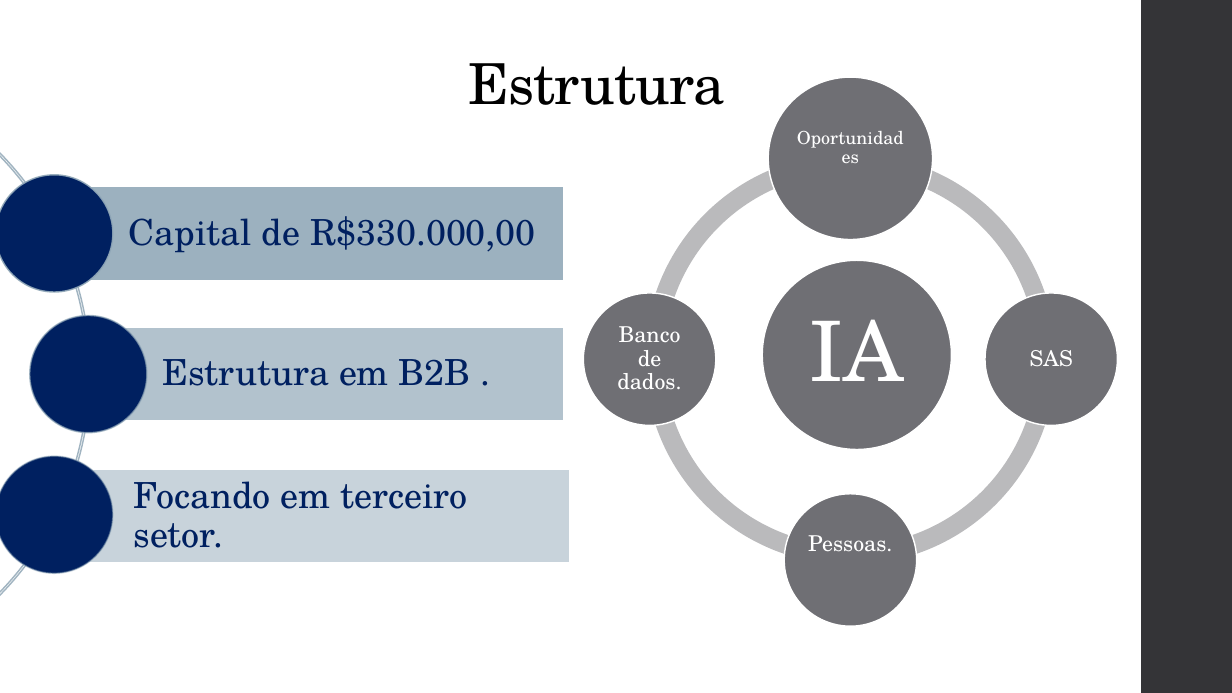
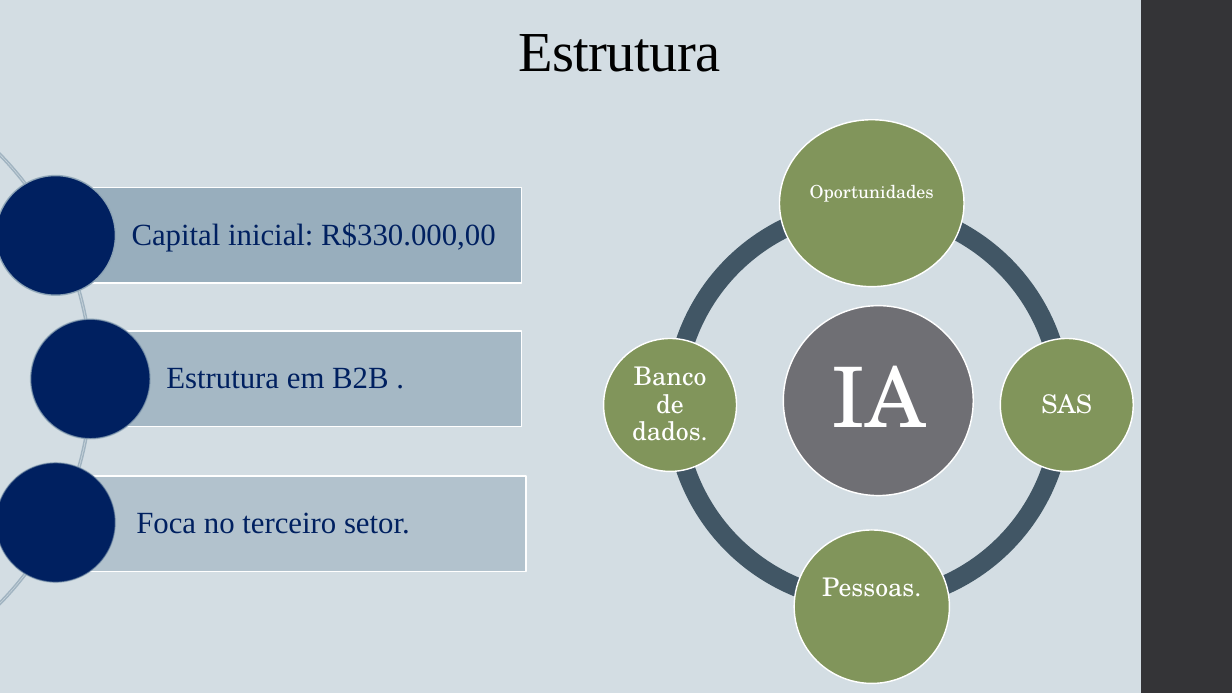
Before and after one commit to GustavoCavalheiro1/haru-startup, a slide deck: slide 3 of HARU.pptx. Drawn at 1232x693 pixels with LibreOffice and Linux fonts; fonts in the diff are those of the drawing. Boxes give left, top, right and bottom in pixels: in the first picture for what was removed or moved away, otherwise in the second. Text is boxed around its words. In the diff, an @@ line names an element or a change of style, - is before the commit and + after.

```diff
--- a/HARU.pptx
+++ b/HARU.pptx
@@ background #FFFFFF to #D3DDE3 @@
@@ title "Estrutura": place and size @@
-title "Estrutura" at (468, 63, 725, 105)
+title "Estrutura" at (518, 34, 720, 72)
@@ title "Estrutura" at (518, 34, 720, 72): font TeX Gyre Schola to Times New Roman @@
@@ arch (boxed as its full ring): place and size @@
-arch (boxed as its full ring) at (0, 58, 91, 689)
+arch (boxed as its full ring) at (0, 56, 92, 693)
@@ ellipse: place and size @@
-ellipse at (768, 77, 933, 239)
+ellipse at (780, 120, 965, 287)
@@ text "Oportunidades" rewrapped from (792, 101, 909, 215) to (810, 185, 934, 202) @@
@@ rectangle: place and size @@
-rectangle at (55, 187, 565, 280)
+rectangle at (55, 188, 521, 284)
@@ fill #BBBBBC to #415665; proportions changed in 4 elements at (659, 199, 1072, 612), (659, 199, 1072, 612), (665, 199, 1079, 612), (665, 199, 1079, 612) @@
@@ text at (132, 222, 496, 251): text changed; size 28 to 24 pt; font TeX Gyre Schola to Times New Roman @@
-Capital de R$330.000,00
+Capital inicial: R$330.000,00
@@ ellipse: place and size @@
-ellipse at (30, 315, 147, 433)
+ellipse at (30, 319, 150, 438)
@@ text "Estrutura em B2B ." at (166, 367, 388, 389): size 28 to 24 pt, font TeX Gyre Schola to Times New Roman; less space between paragraphs @@
@@ rectangle: place and size @@
-rectangle at (89, 327, 565, 421)
+rectangle at (91, 331, 521, 427)
@@ 2 texts, 2 ellipses, 2 arch (boxed as its full ring)s: place and size @@
-2 texts, 2 ellipses, 2 arch (boxed as its full ring)s at (583, 153, 1056, 565)
+2 texts, 2 ellipses, 2 arch (boxed as its full ring)s at (604, 199, 1079, 612)
@@ 2 arch (boxed as its full ring)s, 1 text, 1 ellipse: place and size @@
-2 arch (boxed as its full ring)s, 1 text, 1 ellipse at (645, 153, 1117, 565)
+2 arch (boxed as its full ring)s, 1 text, 1 ellipse at (659, 199, 1134, 612)
@@ ellipse: place and size @@
-ellipse at (0, 457, 113, 574)
+ellipse at (0, 463, 115, 582)
@@ rectangle: place and size @@
-rectangle at (59, 470, 569, 563)
+rectangle at (60, 476, 526, 572)
@@ text at (136, 512, 410, 534): text changed; size 28 to 24 pt; font TeX Gyre Schola to Times New Roman @@
-Focando em terceiro setor.
+Foca no terceiro setor.
@@ fill #6F6F74 to #81955B in 4 elements at (1001, 338, 1134, 471), (604, 338, 737, 471), (780, 120, 965, 287), (794, 531, 949, 684) @@
@@ ellipse: place and size @@
-ellipse at (785, 494, 917, 626)
+ellipse at (794, 531, 949, 684)
@@ size 17 to 20 pt; more space between paragraphs in 3 elements at (1041, 394, 1092, 414), (632, 366, 708, 441), (822, 577, 921, 597) @@
@@ text "Pessoas.": place and size @@
-text "Pessoas." at (808, 535, 892, 552)
+text "Pessoas." at (822, 577, 921, 597)
```
Also in this commit, not shown: 6 other slides changed, 3 slides added, 4 slides removed.
